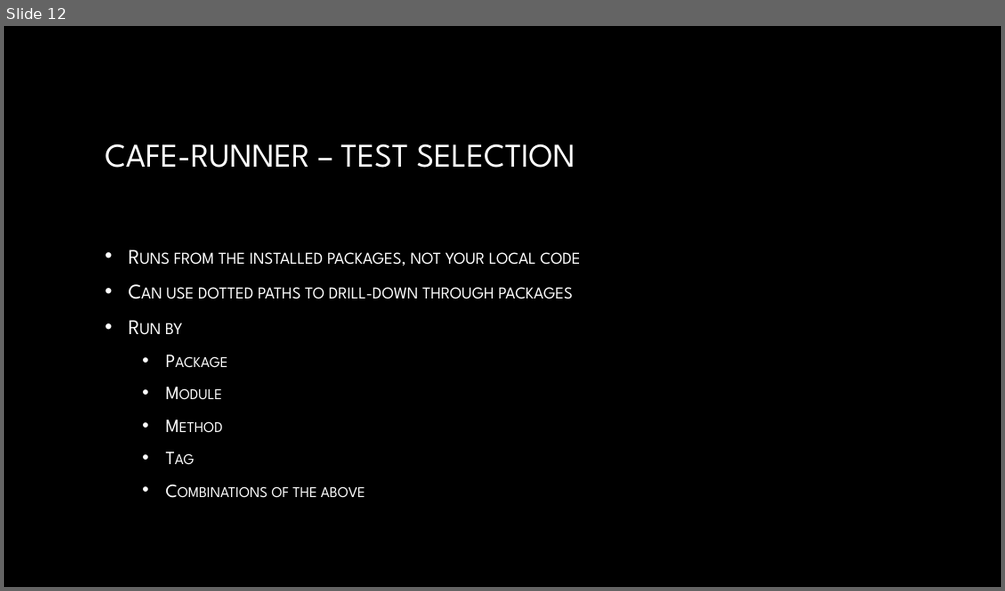
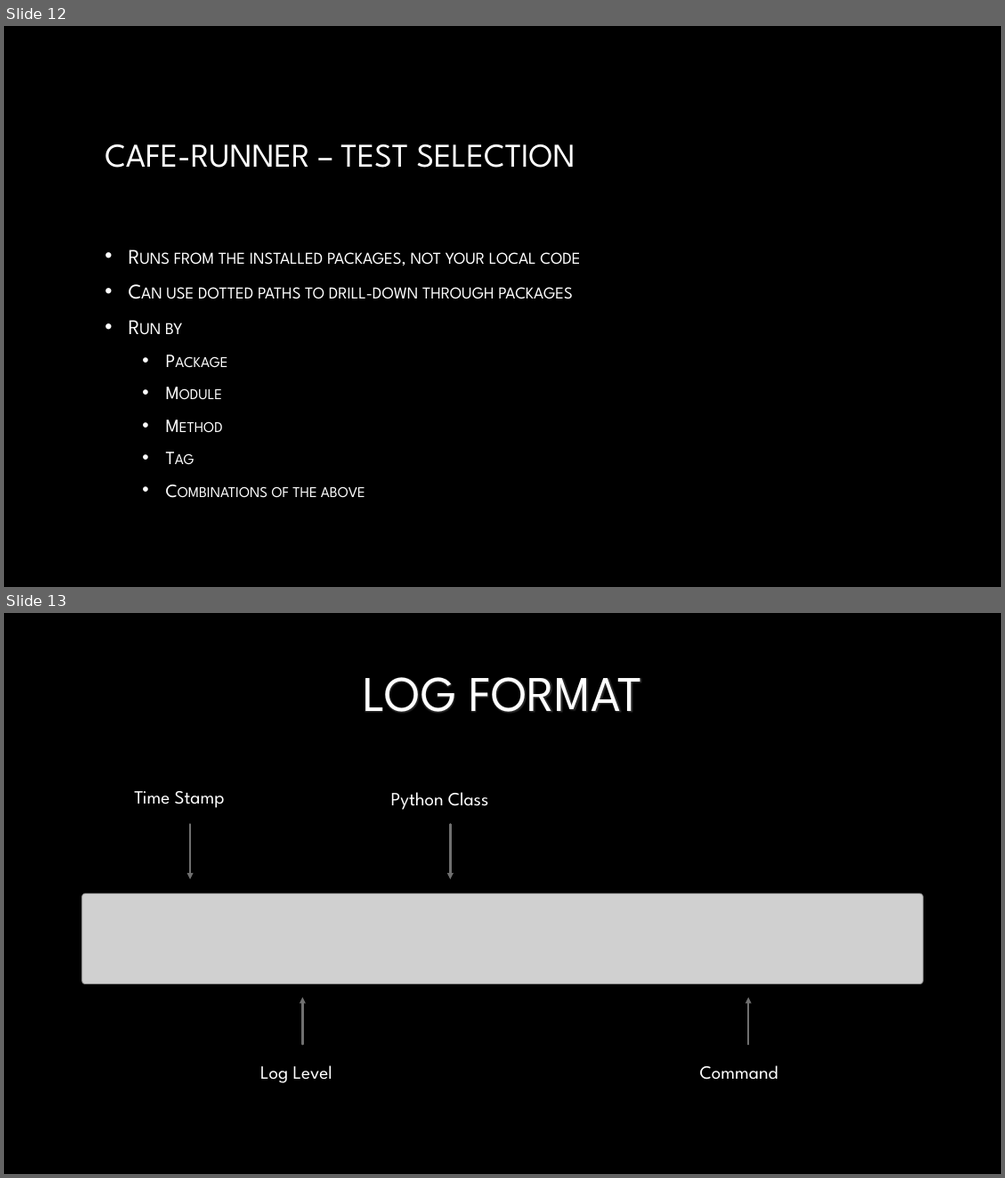
Before and after one commit to dwalleck/opencafe-training, a slide deck: OpenCafeTraining-Part2.pptx. Shown one above the other, each under a label of ours: slide 12 before the commit, slides 12 and 13 after it. The pictures are 1005x591 and 1005x1178 pixels, drawn with LibreOffice and Linux fonts; fonts in the diff are those of the drawing; grey boxes stand for pictures; background and template pictures are left out. Boxes give left, top, right and bottom in pixels: in the first picture for what was removed or moved away, otherwise in the second. Text is boxed around its words. In the diff, an @@ line names an element or a change of style, - is before the commit and + after.

```diff
--- a/OpenCafeTraining-Part2.pptx
+++ b/OpenCafeTraining-Part2.pptx
@@ slide 13 added at <box>4,613,1001,1174</box>, background picture (left out) @@
@@ title added at <box>363,677,641,712</box>, 48 pt, text gradient #FFFFFF to #A6A6A6 @@
+LOG FORMAT
@@ text added at <box>134,791,225,808</box>, 18 pt, text #FFFFFF @@
+Time Stamp
@@ text added at <box>391,792,488,810</box>, 18 pt, text #FFFFFF @@
+Python Class
@@ arrow added from (190, 825) to (190, 879), #6F6F6F 2 pt @@
@@ arrow added from (451, 825) to (451, 879), #6F6F6F 2 pt @@
@@ picture added at <box>81,893,923,984</box> @@
@@ arrow added from (302, 1044) to (302, 997), #6F6F6F 2 pt @@
@@ arrow added from (748, 1044) to (748, 997), #6F6F6F 2 pt @@
@@ text added at <box>260,1065,332,1083</box>, 18 pt, text #FFFFFF @@
+Log Level
@@ text added at <box>700,1065,778,1079</box>, 18 pt, text #FFFFFF @@
+Command
```
Also in this commit, not shown: 4 slides changed, 4 other slides added, 1 slide removed, 8 other files.
